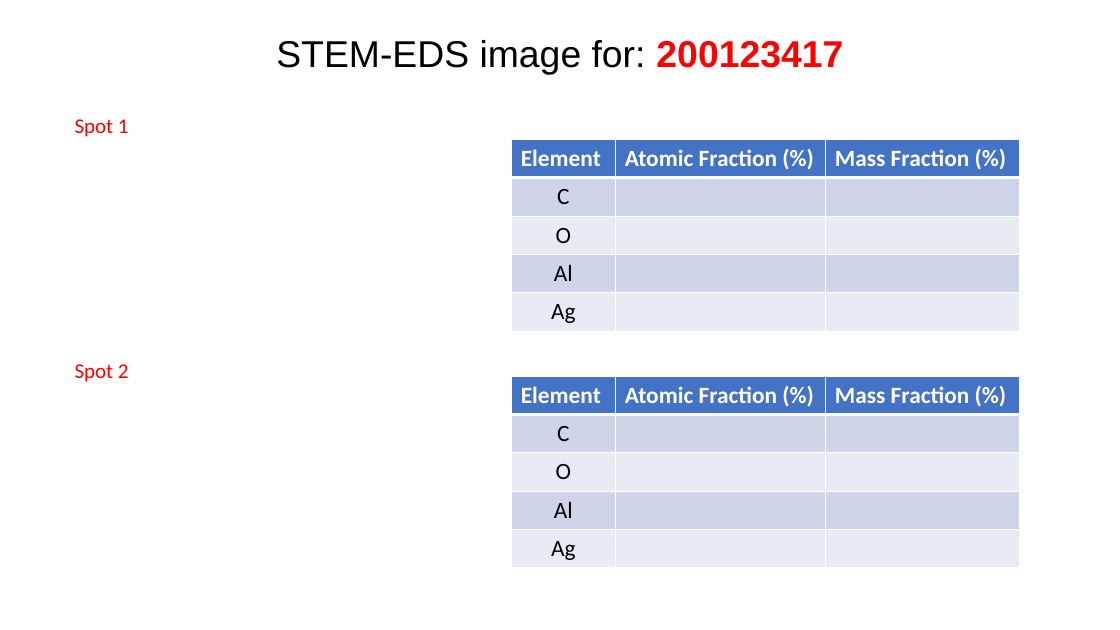
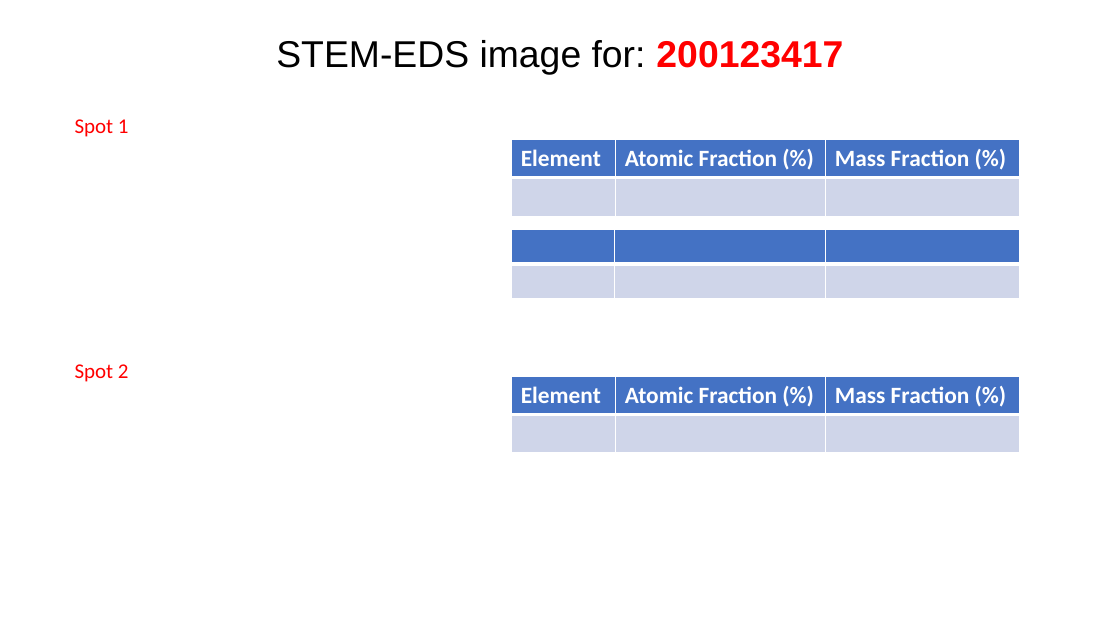
Before and after one commit to cvrl10/mini_project, a slide deck: slide 5 of report_template.pptx. Drawn at 1120x630 pixels with LibreOffice and Linux fonts; fonts in the diff are those of the drawing. Boxes give left, top, right and bottom in pixels: in the first picture for what was removed or moved away, otherwise in the second. Text is boxed around its words. In the diff, an @@ line names an element or a change of style, - is before the commit and + after.

```diff
--- a/report_template.pptx
+++ b/report_template.pptx
@@ table at (x1=512, y1=139, x2=1020, y2=216) @@
-row 2: C |  | 
-row 3: O |  | 
-row 4: Al |  | 
-row 5: Ag |  | 
+row 2:  |  | 
@@ table added at (x1=512, y1=230, x2=1020, y2=298), 2 rows, 3 columns @@
+ |  | 
+ |  | 
@@ table at (x1=512, y1=376, x2=1020, y2=453) @@
-row 2: C |  | 
-row 3: O |  | 
-row 4: Al |  | 
-row 5: Ag |  | 
+row 2:  |  | 
```
Also in this commit, not shown: 1 slide added, 5 other files.
